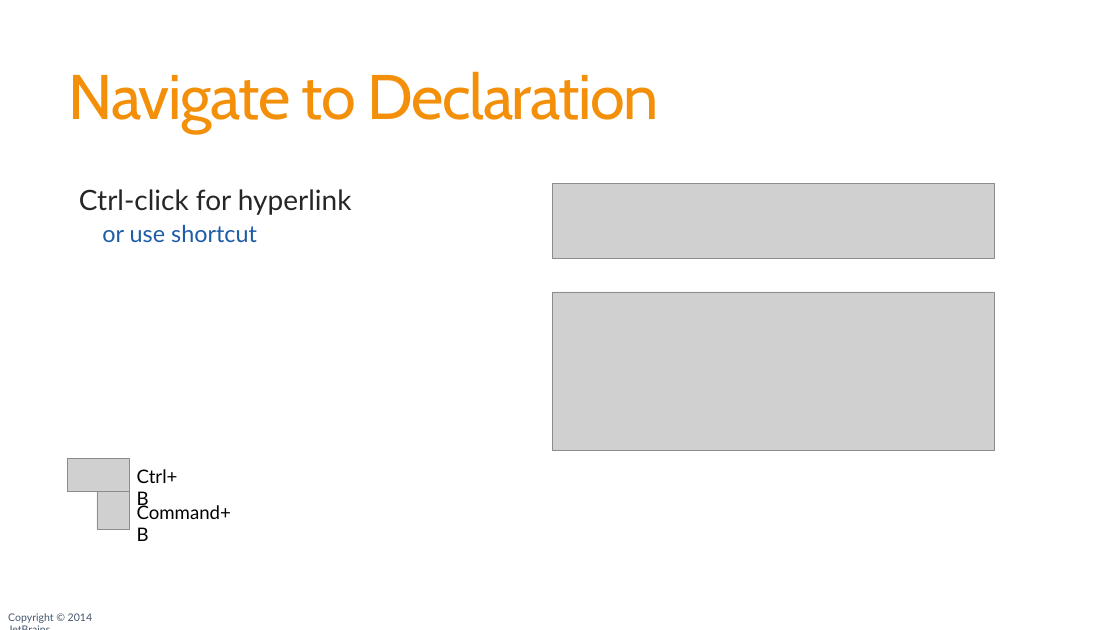
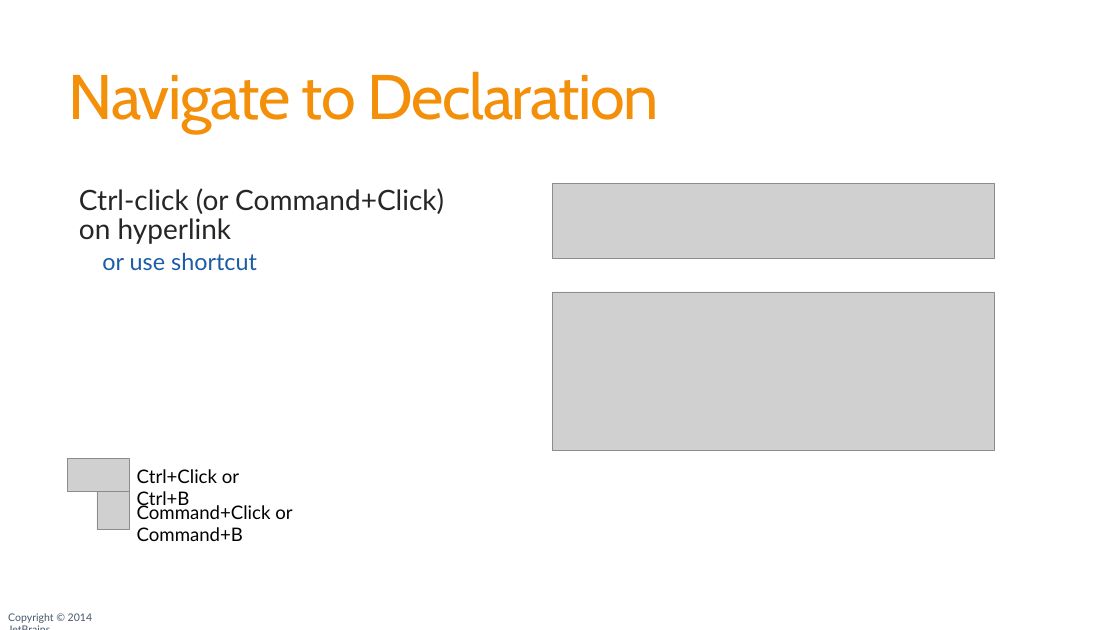
Before and after one commit to JetBrains/phpstorm-workshop, a slide deck: slide 20 of PhpStorm Workshop.pptx. Drawn at 1120x630 pixels with LibreOffice and Linux fonts; fonts in the diff are those of the drawing; grey boxes stand for pictures; background and template pictures are left out. Boxes give left, top, right and bottom in pixels: in the first picture for what was removed or moved away, otherwise in the second. Text is boxed around its words. In the diff, an @@ line names an element or a change of style, - is before the commit and + after.

```diff
--- a/PhpStorm Workshop.pptx
+++ b/PhpStorm Workshop.pptx
@@ text at [79, 188, 444, 244]: text changed @@
-  Ctrl-click for hyperlink
+  Ctrl-click (or Command+Click) on hyperlink
@@ text at [137, 469, 239, 509]: text changed @@
-Ctrl+B
+Ctrl+Click or Ctrl+B
@@ text at [137, 503, 292, 541]: text changed @@
-Command+B
+Command+Click or Command+B
```
Also in this commit, not shown: 2 other slides changed, 1 other file.
